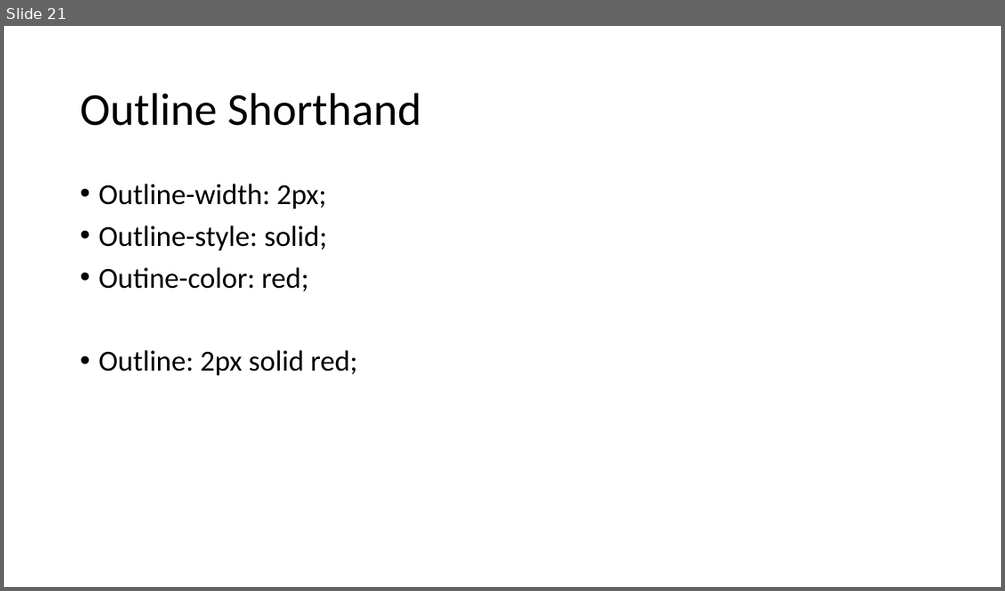
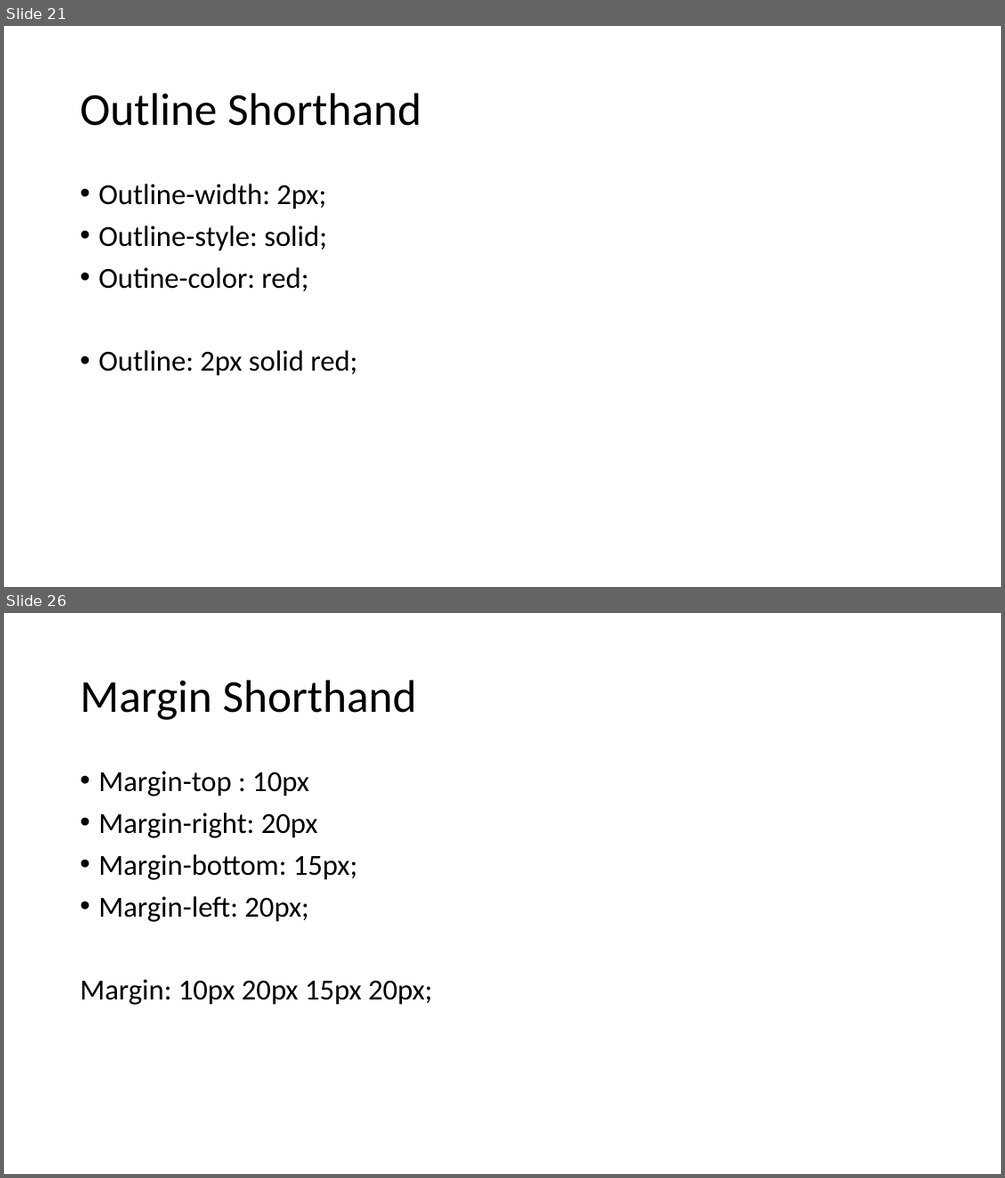
Before and after one commit to PiyushChaturvedii/Batch04, a slide deck: CSS.pptx. Shown one above the other, each under a label of ours: slide 21 before the commit, slides 21 and 26 after it; the slides between them are not shown. The pictures are 1005x591 and 1005x1178 pixels, drawn with LibreOffice and Linux fonts; fonts in the diff are those of the drawing. Boxes give left, top, right and bottom in pixels: in the first picture for what was removed or moved away, otherwise in the second. Text is boxed around its words. In the diff, an @@ line names an element or a change of style, - is before the commit and + after.

```diff
--- a/CSS.pptx
+++ b/CSS.pptx
@@ slide 26 added at bbox=[4, 613, 1001, 1174], background #FFFFFF @@
@@ title added at bbox=[80, 680, 417, 720], 44 pt, text #000000 @@
+Margin Shorthand
@@ text added at bbox=[80, 771, 432, 1005], 28 pt, text #000000 @@
+• Margin-top : 10px
+• Margin-right: 20px
+• Margin-bottom: 15px;
+• Margin-left: 20px;
+Margin: 10px 20px 15px 20px;
```
Also in this commit, not shown: 20 other slides added, 13 other files.
